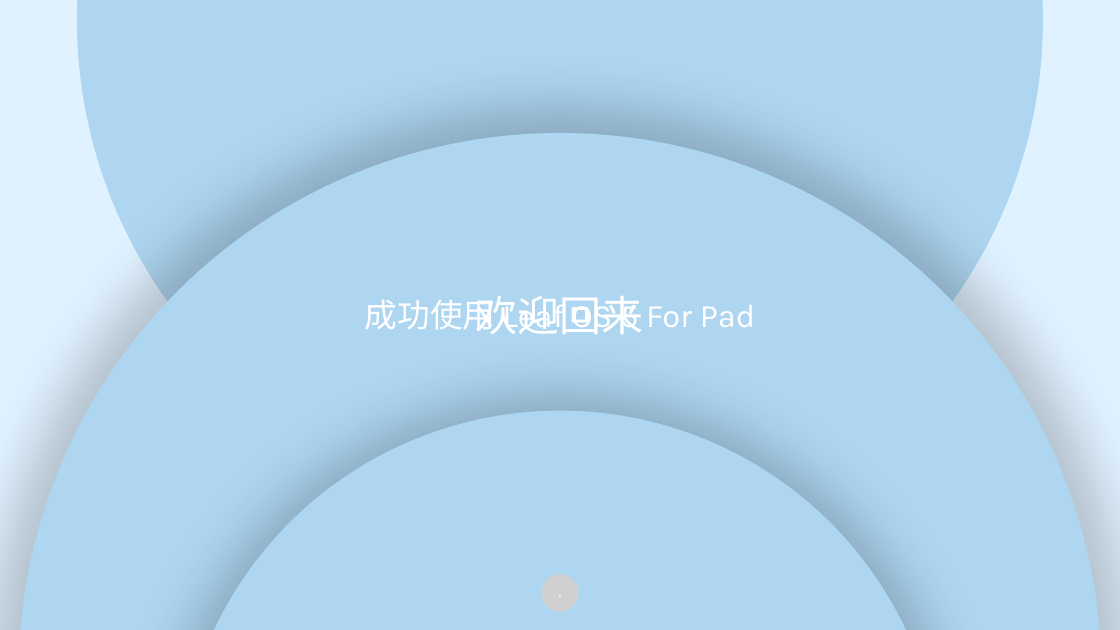
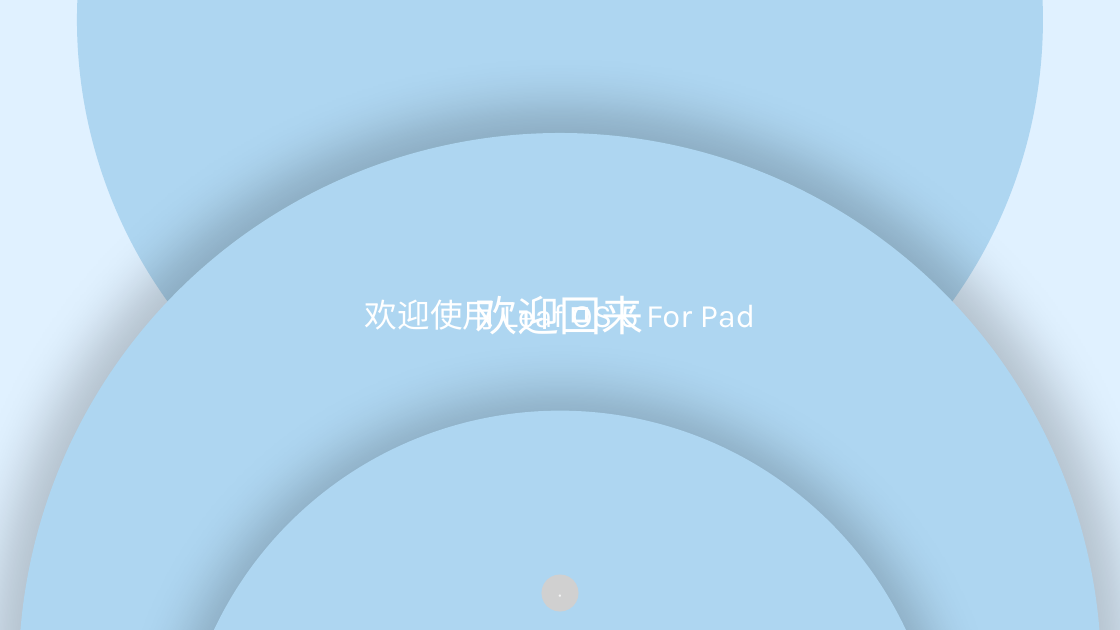
Before and after one commit to Yusurmount/Leaf-OS, a slide deck: slide 11 of 5.0.0.preview.2506a.pptx. Drawn at 1120x630 pixels with LibreOffice and Linux fonts; fonts in the diff are those of the drawing; grey boxes stand for pictures. Boxes give left, top, right and bottom in pixels: in the first picture for what was removed or moved away, otherwise in the second. Text is boxed around its words. In the diff, an @@ line names an element or a change of style, - is before the commit and + after.

```diff
--- a/5.0.0.preview.2506a.pptx
+++ b/5.0.0.preview.2506a.pptx
@@ text at [365, 298, 755, 336]: text changed @@
-成功使用 Leaf OS 5 For Pad
+欢迎使用 Leaf OS 5 For Pad
```
Also in this commit, not shown: 1 other slide changed.
